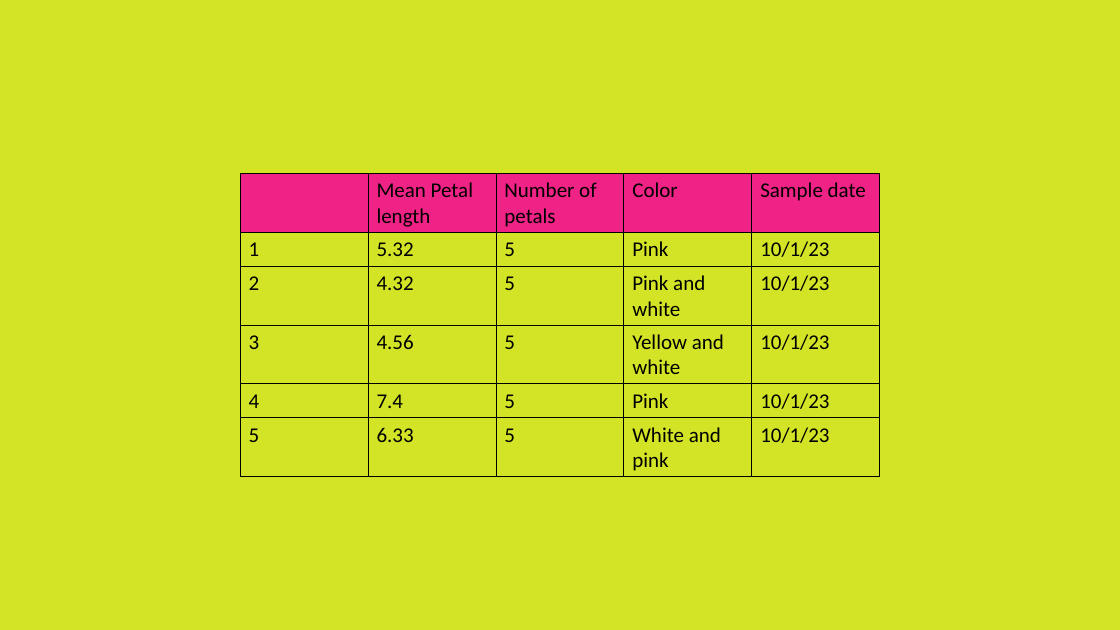
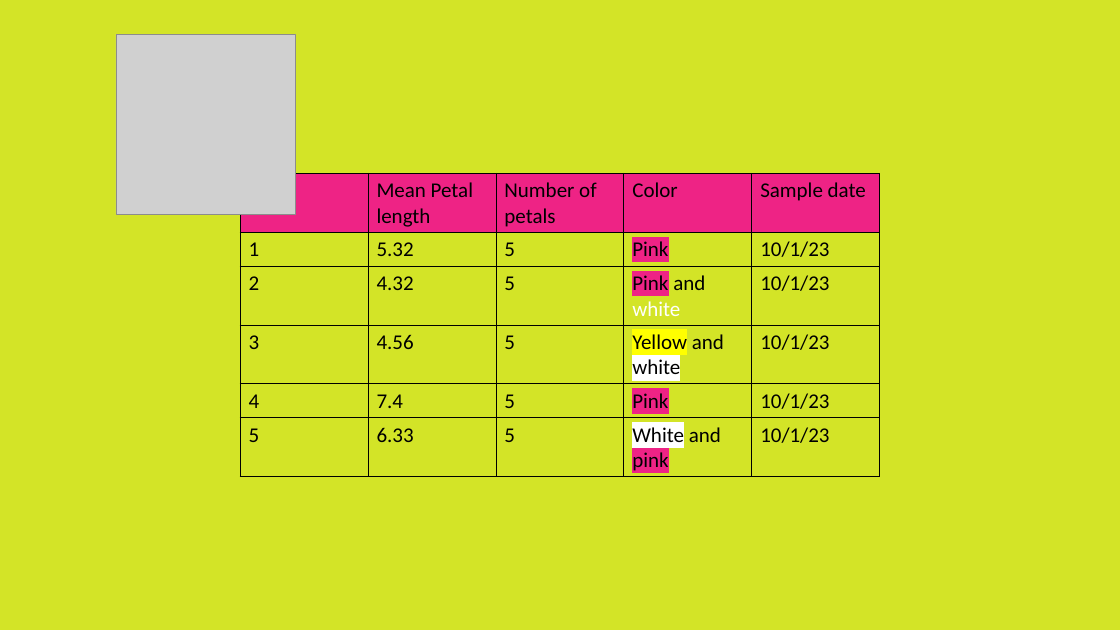
Before and after one commit to pdimens/AFSworkshop2024, a slide deck: slide 6 of Day2/Project/AFSWorkshop.plumeria.pptx. Drawn at 1120x630 pixels with LibreOffice and Linux fonts; fonts in the diff are those of the drawing; grey boxes stand for pictures. Boxes give left, top, right and bottom in pixels: in the first picture for what was removed or moved away, otherwise in the second. Text is boxed around its words. In the diff, an @@ line names an element or a change of style, - is before the commit and + after.

```diff
--- a/Day2/Project/AFSWorkshop.plumeria.pptx
+++ b/Day2/Project/AFSWorkshop.plumeria.pptx
@@ picture added at box(116, 34, 296, 214) @@
@@ table at box(240, 173, 879, 478) @@
@@ highlight none to #EE2385 in "Pink", "Pink", "Pink", "pink" @@
@@ text colour #000000 to #FFFFFF in "white" @@
@@ highlight none to #FFFF00 in "Yellow" @@
@@ highlight none to #FFFFFF in "white", "White" @@
```
Also in this commit, not shown: 4 other slides changed.
